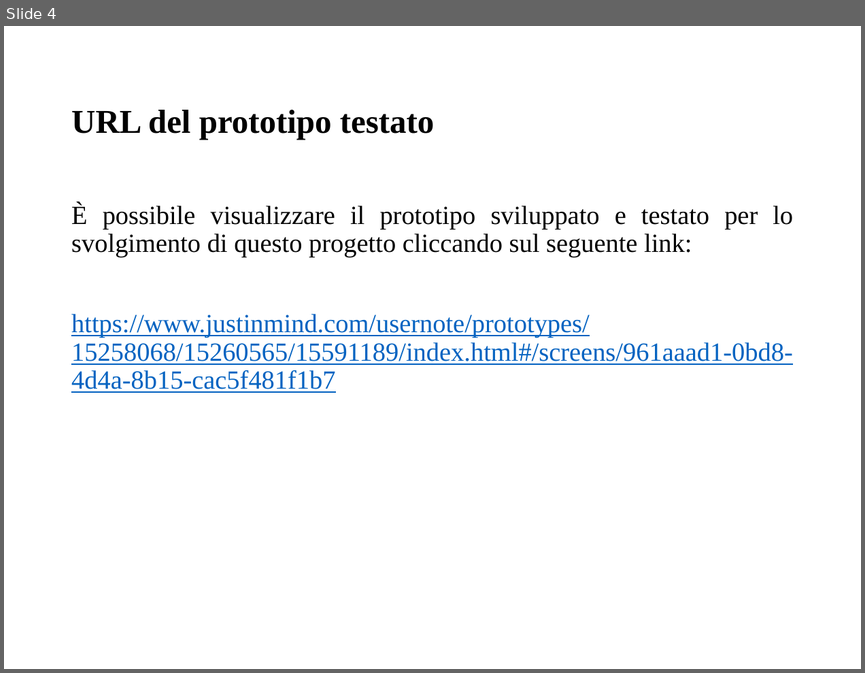
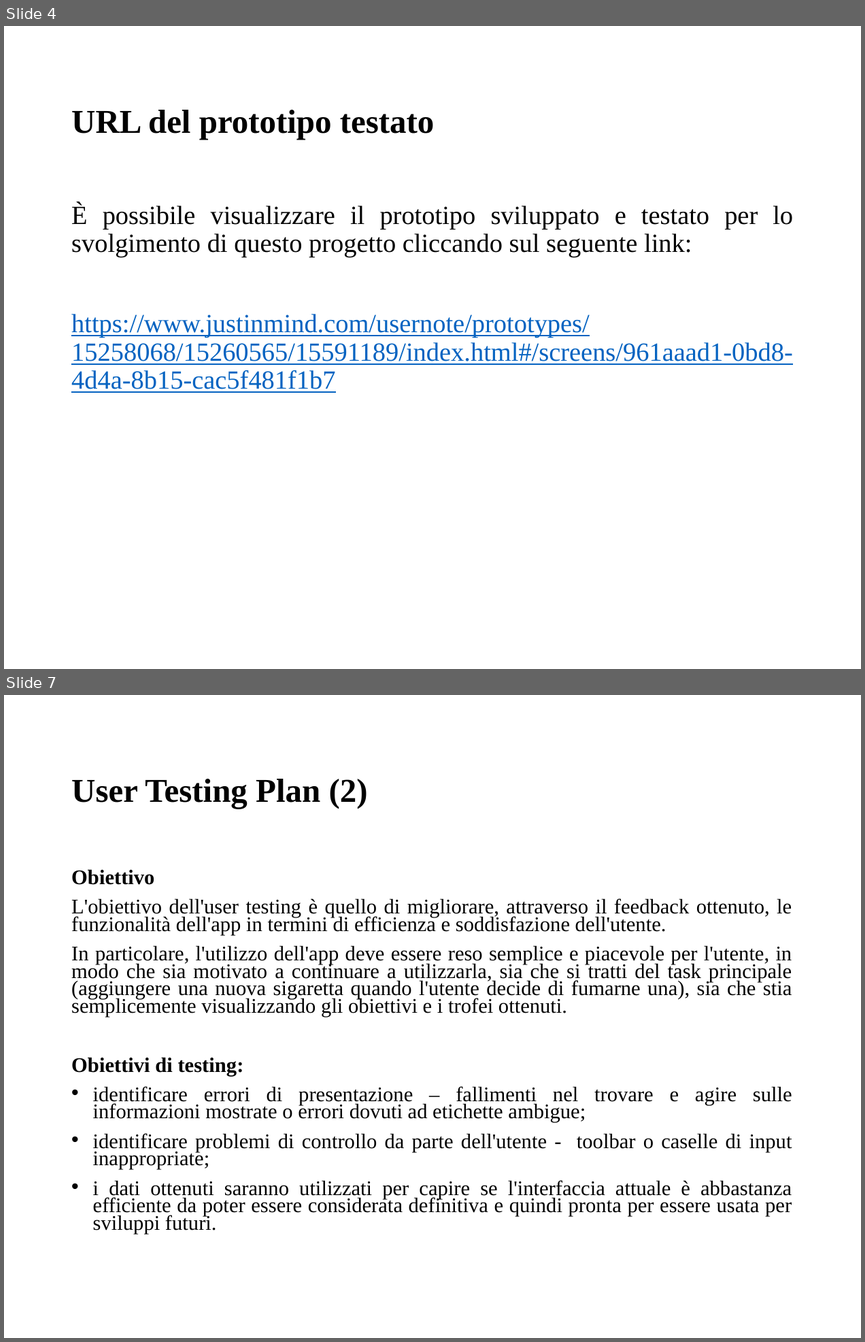
Before and after one commit to giusmastro91/Cognitive-systems, a slide deck: Prova_6/Leone_Mastrosimone_PresentazioneProgetto.pptx. Shown one above the other, each under a label of ours: slide 4 before the commit, slides 4 and 7 after it; the slides between them are not shown. The pictures are 865x673 and 865x1342 pixels, drawn with LibreOffice and Linux fonts; fonts in the diff are those of the drawing. Boxes give left, top, right and bottom in pixels: in the first picture for what was removed or moved away, otherwise in the second. Text is boxed around its words. In the diff, an @@ line names an element or a change of style, - is before the commit and + after.

```diff
--- a/Prova_6/Leone_Mastrosimone_PresentazioneProgetto.pptx
+++ b/Prova_6/Leone_Mastrosimone_PresentazioneProgetto.pptx
@@ slide 7 added at (x1=4, y1=695, x2=861, y2=1338), background #FFFFFF @@
@@ title added at (x1=71, y1=779, x2=368, y2=809), 28 pt, text #000000, bold @@
+User Testing Plan (2)
@@ text added at (x1=71, y1=869, x2=792, y2=1234), 17.5 pt, text #000000 @@
+Obiettivo
+L'obiettivo dell'user testing è quello di migliorare, attraverso il feedback ottenuto, le funzionalità dell'app in termini di efficienza e soddisfazione dell'utente.
+In particolare, l'utilizzo dell'app deve essere reso semplice e piacevole per l'utente, in modo che sia motivato a continuare a utilizzarla, sia che si tratti del task principale (aggiungere una nuova sigaretta quando l'utente decide di fumarne una), sia che stia semplicemente visualizzando gli obiettivi e i trofei ottenuti.
+Obiettivi di testing:
+• identificare errori di presentazione – fallimenti nel trovare e agire sulle informazioni mostrate o errori dovuti ad etichette ambigue;
+• identificare problemi di controllo da parte dell'utente - toolbar o caselle di input inappropriate;
+• i dati ottenuti saranno utilizzati per capire se l'interfaccia attuale è abbastanza efficiente da poter essere considerata definitiva e quindi pronta per essere usata per sviluppi futuri.
```
Also in this commit, not shown: 7 other slides added, 1 slide removed.
